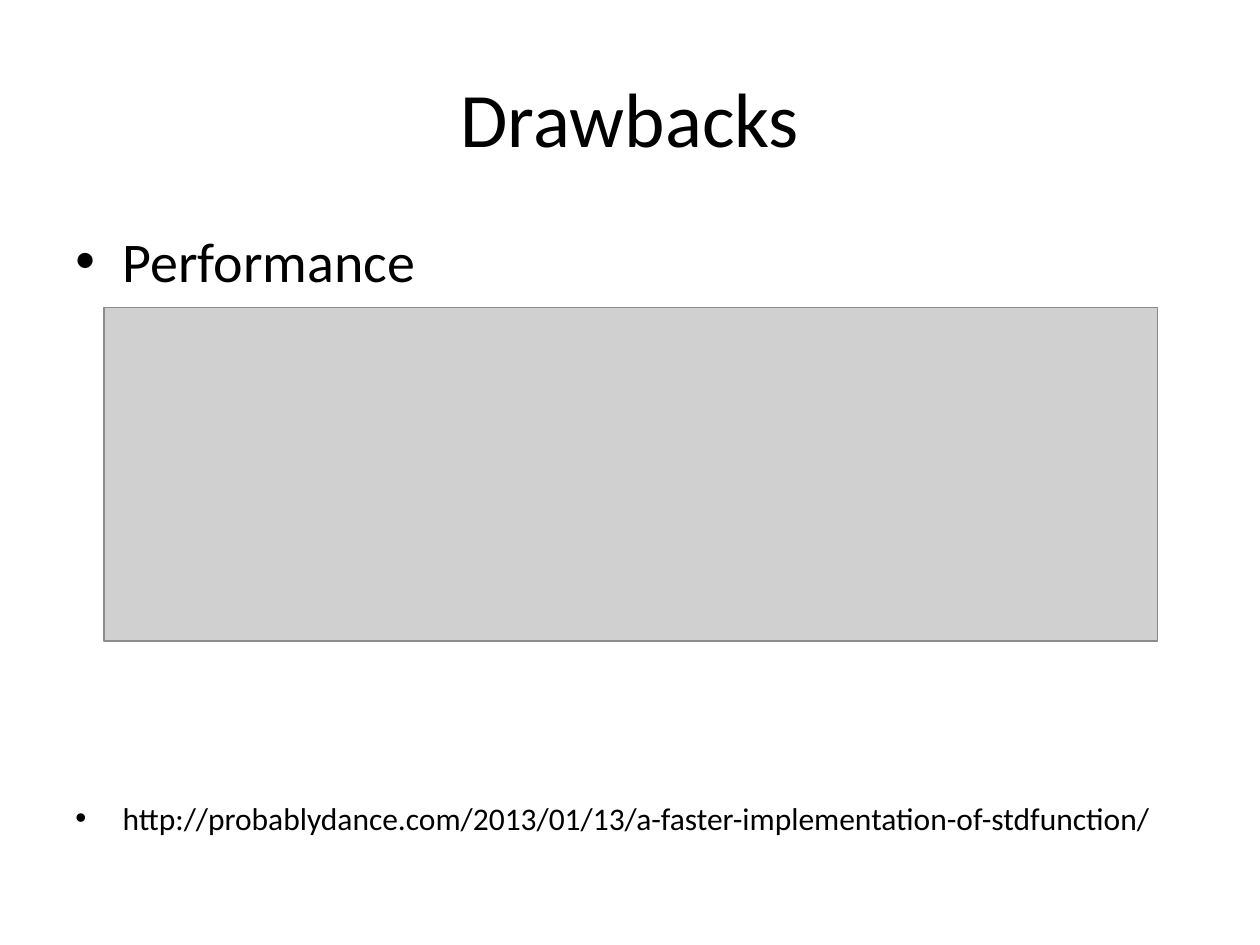
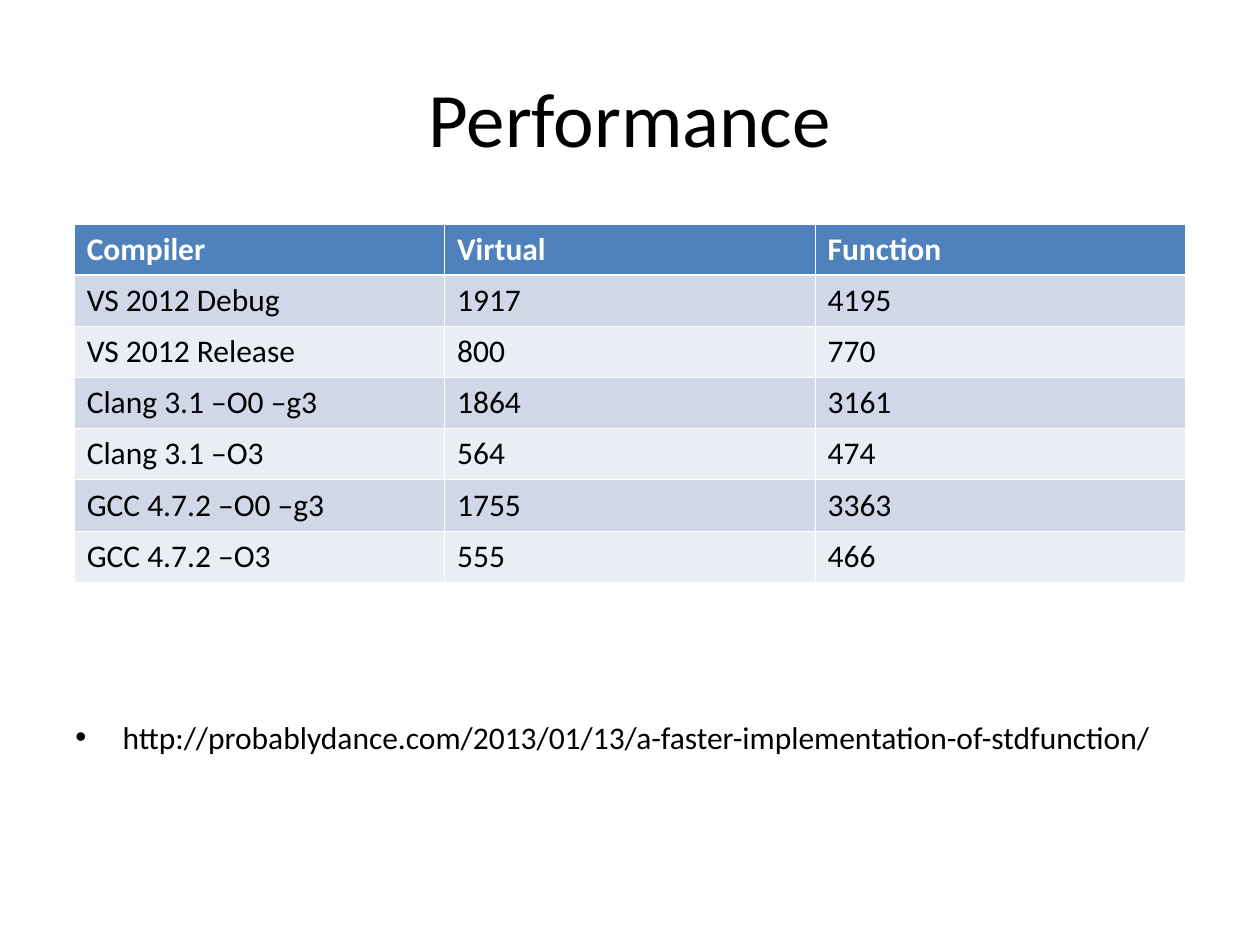
Before and after one commit to kamyu104/GofPatterns, a slide deck: slide 46 of Effective patterns.ppt (slide 44 before the commit). Drawn at 1260x945 pixels with LibreOffice and Linux fonts; fonts in the diff are those of the drawing; grey boxes stand for pictures. Boxes give left, top, right and bottom in pixels: in the first picture for what was removed or moved away, otherwise in the second. Text is boxed around its words. In the diff, an @@ line names an element or a change of style, - is before the commit and + after.

Commit message:
finished criticism of std::function section

```diff
--- a/Effective patterns.ppt
+++ b/Effective patterns.ppt
@@ title at (429,94,831,148): text changed @@
-Drawbacks
+Performance
@@ table added at (74,224,1186,582), 7 rows, 3 columns @@
+Compiler | Virtual | Function
+VS 2012 Debug | 1917 | 4195
+VS 2012 Release | 800 | 770
+Clang 3.1 –O0 –g3 | 1864 | 3161
+Clang 3.1 –O3 | 564 | 474
+GCC 4.7.2 –O0 –g3 | 1755 | 3363
+GCC 4.7.2 –O3 | 555 | 466
@@ text at (123,243,416,283): paragraph removed @@
-• Performance
@@ picture removed at (105,307,1158,641) @@
```
Also in this commit, not shown: 3 other slides changed, 8 slides added, 5 slides removed, 3 other files.
